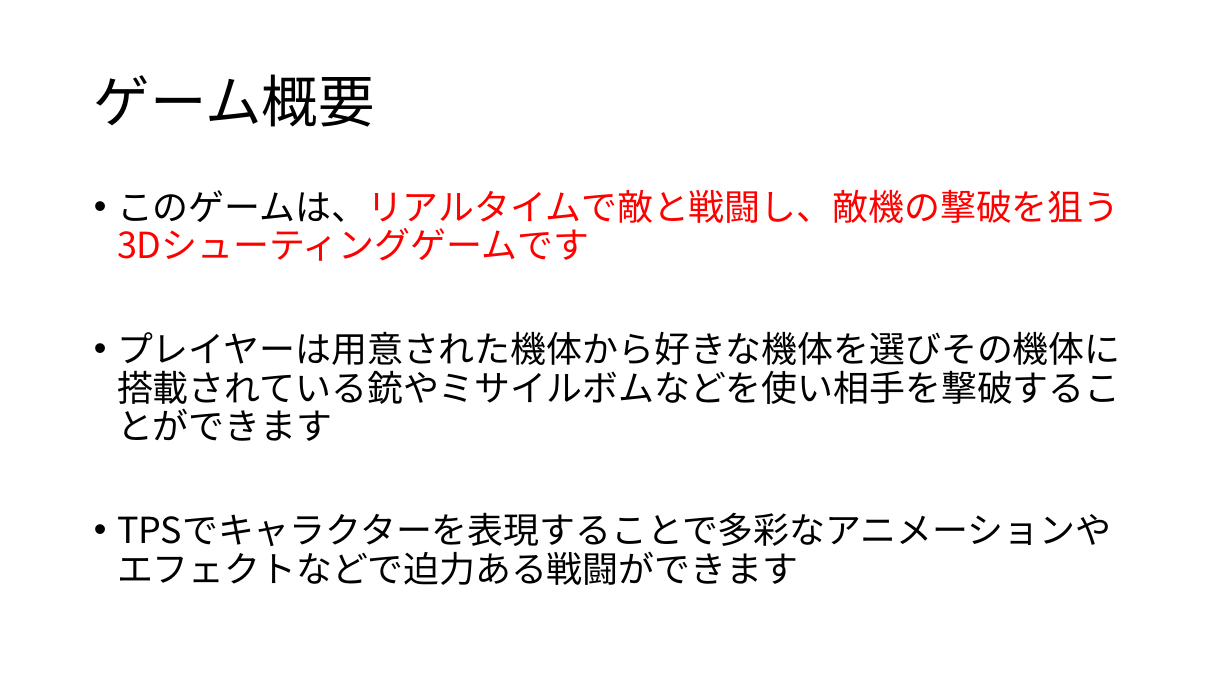
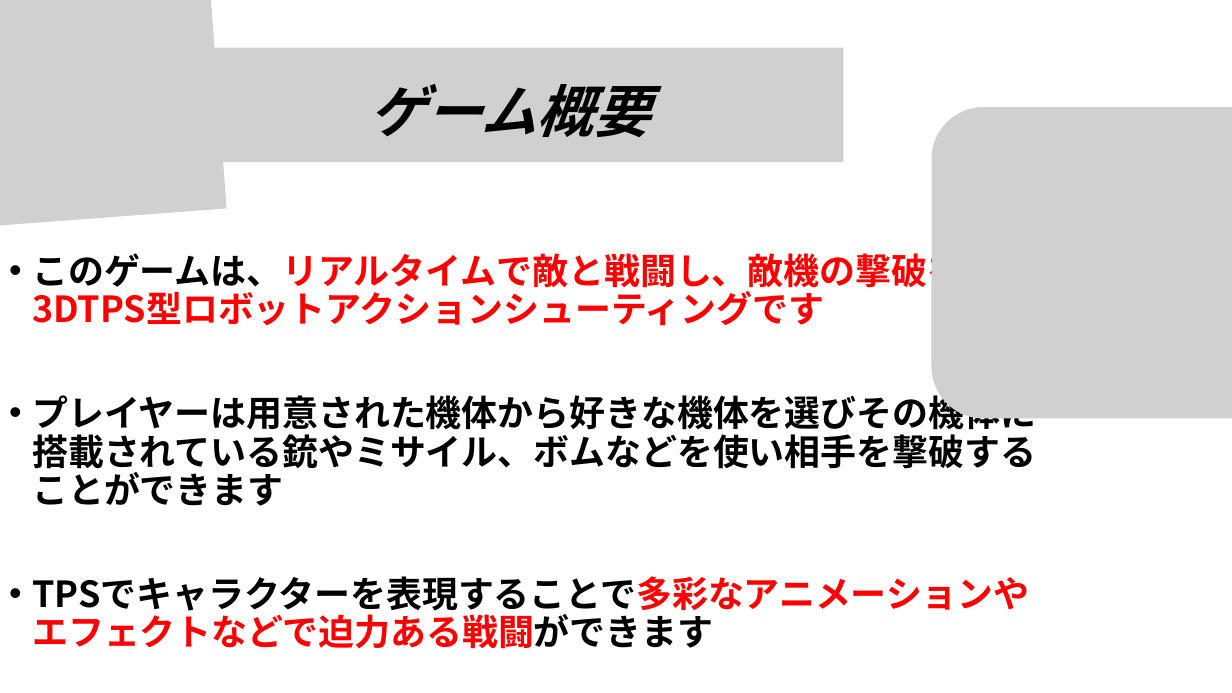
Before and after one commit to RyotaYamada05/TeamD, a slide deck: slide 3 of Schedule/チーム製作企画書.pptx. Drawn at 1232x693 pixels with LibreOffice and Linux fonts; fonts in the diff are those of the drawing; grey boxes stand for pictures; background and template pictures are left out. Boxes give left, top, right and bottom in pixels: in the first picture for what was removed or moved away, otherwise in the second. Text is boxed around its words. In the diff, an @@ line names an element or a change of style, - is before the commit and + after.

Commit message:
チーム企画書完成

```diff
--- a/Schedule/チーム製作企画書.pptx
+++ b/Schedule/チーム製作企画書.pptx
@@ picture added at [0,0,227,226] @@
@@ picture added at [146,48,844,163] @@
@@ title "ゲーム概要": place and size @@
-title "ゲーム概要" at [94,74,375,127]
+title "ゲーム概要" at [369,84,650,137]
@@ title "ゲーム概要" at [369,84,650,137]: bold on, italic on @@
@@ picture added at [932,107,1232,419] @@
@@ text "このゲームは、リアルタイムで敵と戦闘し、敵機の撃破を狙う3DTPS型ロボットアクションシューティングです": place and size @@
-text "このゲームは、リアルタイムで敵と戦闘し、敵機の撃破を狙う3DTPS型ロボットアクションシューティングです" at [117,189,1121,441]
+text "このゲームは、リアルタイムで敵と戦闘し、敵機の撃破を狙う3DTPS型ロボットアクションシューティングです" at [32,247,1036,506]
@@ text "このゲームは、リアルタイムで敵と戦闘し、敵機の撃破を狙う3DTPS型ロボットアクションシューティングです" at [32,247,1036,506]: text colour #000000 to #FF0000, bold on in "TPSでキャラクターを表現することで多彩なアニメーションやエフェクトなどで迫力ある戦闘ができます" @@
@@ text at [32,247,1036,506]: text changed; bold on @@
-• このゲームは、リアルタイムで敵と戦闘し、敵機の撃破を狙う3Dシューティングゲームです
-• プレイヤーは用意された機体から好きな機体を選びその機体に搭載されている銃やミサイルボムなどを使い相手を撃破することができます
+• このゲームは、リアルタイムで敵と戦闘し、敵機の撃破を狙う3DTPS型ロボットアクションシューティングです
+• プレイヤーは用意された機体から好きな機体を選びその機体に搭載されている銃やミサイル、ボムなどを使い相手を撃破することができます
```
Also in this commit, not shown: 5 slides added, 3 slides removed.
